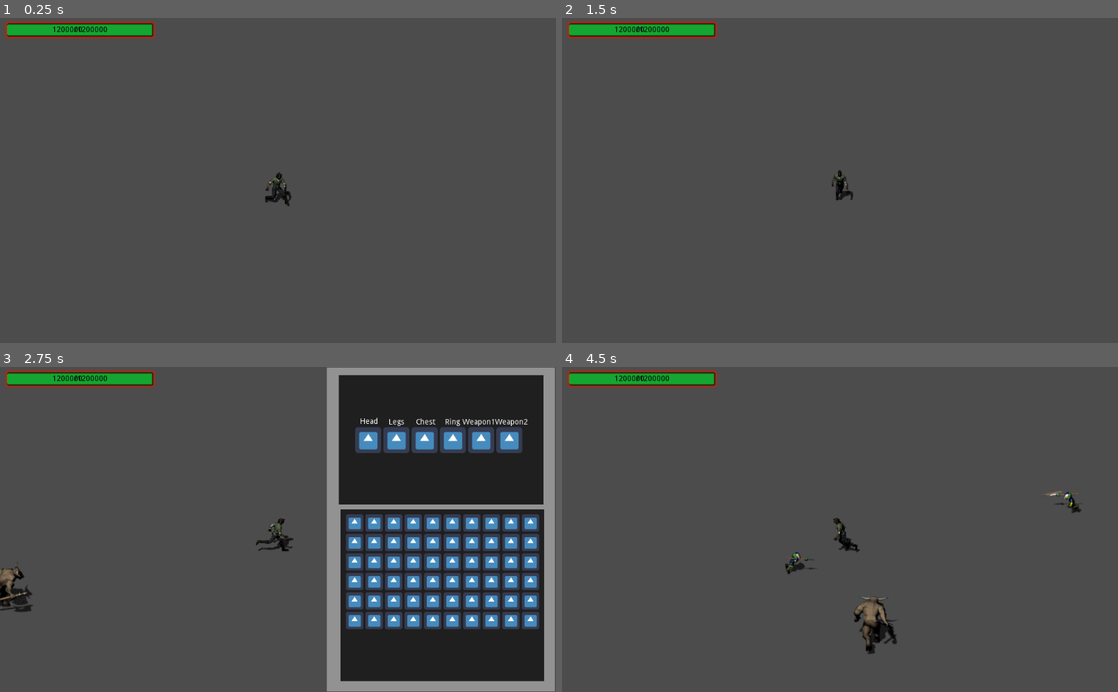
Above: before the commit, frames 1-4 (two rows, left to right).
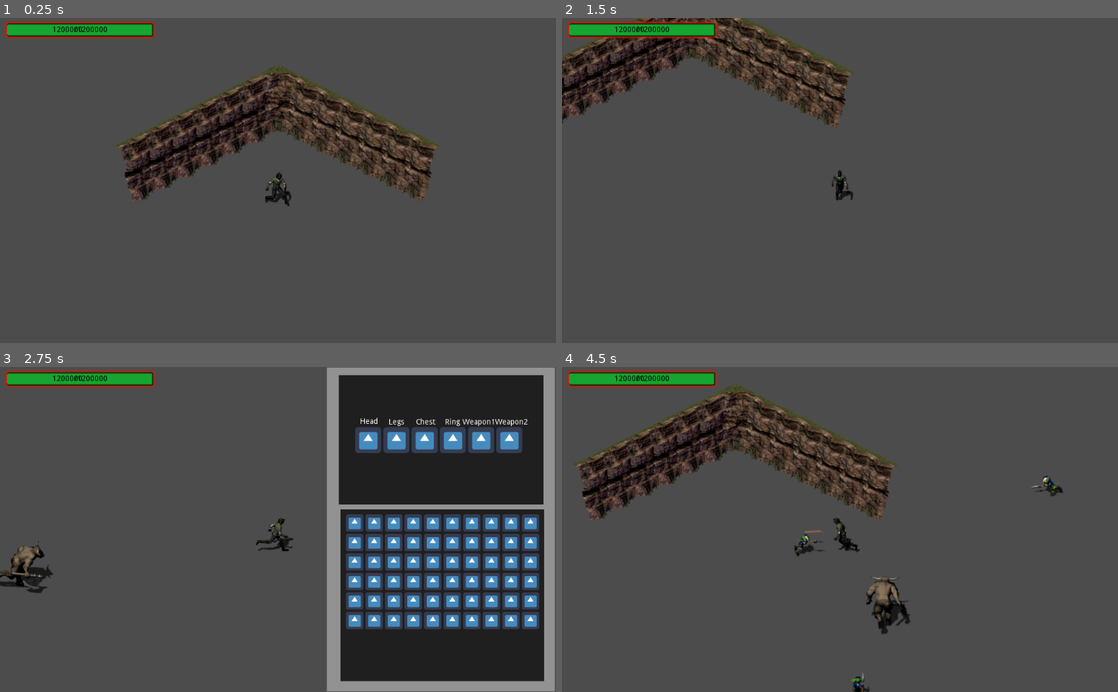
Above: after the commit, the same moments.

Repository: bluewolf44/2021_DTE_Project
Game: Godot game, scene res://Scenes/World.tscn
The game is run twice, just before and just after one commit, with the same random seed, the same clock (stepped at 60 frames per second) and the same inputs. The engine's default icon, where the game draws it, is replaced by a stand-in: a white triangle on a blue panel in a dark square.
Inputs (mouse positions are in pixels of both pictures, inside the frame that each line leads up to):
- Up to frame 1 (0.25 s): no input
- Up to frame 2 (1.5 s): tap Enter at 0.5 s; move the mouse to (962, 164) at 0.52 s; hold D (Move_Right) 0.53-1.28 s; tap E (E) at 0.6, 1.35 s; move the mouse to (728, 196) at 1.27 s; hold S (Move_Down) from 1.28 s (still down)
- Up to frame 3 (2.75 s): move the mouse to (333, 458) at 2.02 s; release S (Move_Down) at 2.03 s; hold D (Move_Right) from 2.03 s (still down); click (333, 458) at 2.1 s; tap E (E) at 2.3 s
- Up to frame 4 (4.5 s): move the mouse to (812, 594) at 2.77 s; release D (Move_Right) at 2.78 s; hold W (Move_Up) 2.78-3.53 s; tap Q (Q) at 2.85 s; tap E (E) at 3.05, 3.8, 4.35 s; move the mouse to (1006, 578) at 3.52 s; hold A (Move_Left) from 3.53 s (still down); right-click (1006, 578) at 3.6 s; move the mouse to (673, 480) at 4.27 s

The runs differ from the first frame. In frame 1, 9.5% of the frame differs, in the area x 20-80%, y 14-57%; in frame 2, 7.3%; in frame 3, 1.0%; in frame 4, 11%, in the area x 2-94%, y 5-100%.

Commit message:
added titles

Diff:
--- a/Project/Scenes/Enemys.tscn
+++ b/Project/Scenes/Enemys.tscn
@@ -506,6 +506,8 @@
 [sub_resource type="AnimationNodeStateMachinePlayback" id=38]
 
 [node name="Enemys" type="KinematicBody2D"]
+collision_layer = 2
+collision_mask = 2
 script = ExtResource( 2 )
 
 [node name="CollisionShape2D" type="CollisionShape2D" parent="."]
@@ -518,7 +520,7 @@
 texture = ExtResource( 1 )
 hframes = 24
 vframes = 8
-frame = 153
+frame = 154
 __meta__ = {
 "_edit_lock_": true
 }
--- a/Project/Scenes/Enemys/Goblin.tscn
+++ b/Project/Scenes/Enemys/Goblin.tscn
@@ -507,6 +507,8 @@
 [sub_resource type="AnimationNodeStateMachinePlayback" id=38]
 
 [node name="Goblin" type="KinematicBody2D"]
+collision_layer = 2
+collision_mask = 2
 script = ExtResource( 2 )
 monster_data = ExtResource( 3 )
 
@@ -518,7 +520,7 @@
 texture = ExtResource( 1 )
 hframes = 48
 vframes = 8
-frame = 305
+frame = 301
 __meta__ = {
 "_edit_lock_": true
 }
--- a/Project/Scenes/Enemys/Minotaur.tscn
+++ b/Project/Scenes/Enemys/Minotaur.tscn
@@ -507,6 +507,8 @@
 [sub_resource type="AnimationNodeStateMachinePlayback" id=38]
 
 [node name="Minotaur" type="KinematicBody2D"]
+collision_layer = 2
+collision_mask = 2
 script = ExtResource( 2 )
 monster_data = ExtResource( 3 )
 
@@ -520,7 +522,7 @@
 texture = ExtResource( 1 )
 hframes = 24
 vframes = 8
-frame = 152
+frame = 148
 __meta__ = {
 "_edit_lock_": true
 }
--- a/Project/Scenes/Player.tscn
+++ b/Project/Scenes/Player.tscn
@@ -8,8 +8,7 @@
 [ext_resource path="res://Scripts/Move.gd" type="Script" id=6]
 [ext_resource path="res://Scenes/Equitment_slots.tscn" type="PackedScene" id=7]
 
-[sub_resource type="RectangleShape2D" id=1]
-extents = Vector2( 16.5045, 25.5271 )
+[sub_resource type="CapsuleShape2D" id=58]
 
 [sub_resource type="Animation" id=2]
 resource_name = "CastEast"
@@ -862,8 +861,7 @@
 
 [node name="CollisionShape2D" type="CollisionShape2D" parent="."]
 position = Vector2( 1.33633, 11.0817 )
-shape = SubResource( 1 )
-disabled = true
+shape = SubResource( 58 )
 
 [node name="Camera2D" type="Camera2D" parent="."]
 current = true
@@ -873,7 +871,7 @@
 texture = ExtResource( 1 )
 hframes = 32
 vframes = 8
-frame = 161
+frame = 162
 __meta__ = {
 "_edit_lock_": true
 }
@@ -882,7 +880,7 @@
 texture = ExtResource( 2 )
 hframes = 32
 vframes = 8
-frame = 161
+frame = 162
 __meta__ = {
 "_edit_lock_": true
 }
--- a/Project/Scenes/World.tscn
+++ b/Project/Scenes/World.tscn
@@ -1,10 +1,113 @@
-[gd_scene load_steps=3 format=2]
+[gd_scene load_steps=9 format=2]
 
 [ext_resource path="res://Scenes/Player.tscn" type="PackedScene" id=1]
 [ext_resource path="res://Scripts/World.gd" type="Script" id=2]
+[ext_resource path="res://Sprites/grassland_tiles.png" type="Texture" id=3]
+
+[sub_resource type="ConvexPolygonShape2D" id=4]
+points = PoolVector2Array( 32, 96, 32, 96, 32, 80, 64, 80 )
+
+[sub_resource type="ConvexPolygonShape2D" id=5]
+points = PoolVector2Array( 32, 80, 32, 96, 0, 80, 0, 80 )
+
+[sub_resource type="TileSet" id=2]
+3/name = "grassland_tiles.png 3"
+3/texture = ExtResource( 3 )
+3/tex_offset = Vector2( 0, 0 )
+3/modulate = Color( 1, 1, 1, 1 )
+3/region = Rect2( 0, 64, 64, 96 )
+3/tile_mode = 0
+3/occluder_offset = Vector2( 0, 0 )
+3/navigation_offset = Vector2( 0, 0 )
+3/shape_offset = Vector2( 0, 0 )
+3/shape_transform = Transform2D( 1, 0, 0, 1, 0, 0 )
+3/shape = SubResource( 4 )
+3/shape_one_way = false
+3/shape_one_way_margin = 1.0
+3/shapes = [ {
+"autotile_coord": Vector2( 0, 0 ),
+"one_way": false,
+"one_way_margin": 1.0,
+"shape": SubResource( 4 ),
+"shape_transform": Transform2D( 1, 0, 0, 1, 0, 0 )
+} ]
+3/z_index = 0
+4/name = "grassland_tiles.png 4"
+4/texture = ExtResource( 3 )
+4/tex_offset = Vector2( 0, 0 )
+4/modulate = Color( 1, 1, 1, 1 )
+4/region = Rect2( 320, 64, 64, 96 )
+4/tile_mode = 0
+4/occluder_offset = Vector2( 0, 0 )
+4/navigation_offset = Vector2( 0, 0 )
+4/shape_offset = Vector2( 0, 0 )
+4/shape_transform = Transform2D( 1, 0, 0, 1, 0, 0 )
+4/shape = SubResource( 5 )
+4/shape_one_way = false
+4/shape_one_way_margin = 1.0
+4/shapes = [ {
+"autotile_coord": Vector2( 0, 0 ),
+"one_way": false,
+"one_way_margin": 1.0,
+"shape": SubResource( 5 ),
+"shape_transform": Transform2D( 1, 0, 0, 1, 0, 0 )
+} ]
+4/z_index = 0
+5/name = "grassland_tiles.png 5"
+5/texture = ExtResource( 3 )
+5/tex_offset = Vector2( 0, 0 )
+5/modulate = Color( 1, 1, 1, 1 )
+5/region = Rect2( 512, 64, 64, 96 )
+5/tile_mode = 0
+5/occluder_offset = Vector2( 0, 0 )
+5/navigation_offset = Vector2( 0, 0 )
+5/shape_offset = Vector2( 0, 0 )
+5/shape_transform = Transform2D( 1, 0, 0, 1, 0, 0 )
+5/shape_one_way = false
+5/shape_one_way_margin = 0.0
+5/shapes = [  ]
+5/z_index = 0
+
+[sub_resource type="ConvexPolygonShape2D" id=6]
+points = PoolVector2Array( 32, 0, 64, 16, 32, 32, 0, 16 )
+
+[sub_resource type="TileSet" id=7]
+0/name = "grassland_tiles.png 0"
+0/texture = ExtResource( 3 )
+0/tex_offset = Vector2( 0, 0 )
+0/modulate = Color( 1, 1, 1, 1 )
+0/region = Rect2( 0, 0, 64, 32 )
+0/tile_mode = 0
+0/occluder_offset = Vector2( 0, 0 )
+0/navigation_offset = Vector2( 0, 0 )
+0/shape_offset = Vector2( 0, 0 )
+0/shape_transform = Transform2D( 1, 0, 0, 1, 0, 0 )
+0/shape = SubResource( 6 )
+0/shape_one_way = false
+0/shape_one_way_margin = 1.0
+0/shapes = [ {
+"autotile_coord": Vector2( 0, 0 ),
+"one_way": false,
+"one_way_margin": 1.0,
+"shape": SubResource( 6 ),
+"shape_transform": Transform2D( 1, 0, 0, 1, 0, 0 )
+} ]
+0/z_index = 0
 
 [node name="World" type="Node"]
 script = ExtResource( 2 )
+
+[node name="Wall" type="TileMap" parent="."]
+mode = 1
+tile_set = SubResource( 2 )
+cell_size = Vector2( 64, 32 )
+show_collision = true
+format = 1
+tile_data = PoolIntArray( -262149, 5, 0, -262148, 4, 0, -262147, 4, 0, -262146, 4, 0, -262145, 4, 0, -327680, 4, 0, -327679, 4, 0, -196613, 3, 0, -131077, 3, 0, -65541, 3, 0, -5, 3, 0, 65531, 3, 0, 131067, 3, 0 )
+
+[node name="Floor" type="TileMap" parent="."]
+tile_set = SubResource( 7 )
+format = 1
 
 [node name="Player" parent="." instance=ExtResource( 1 )]
 
Binary file added: Project/Sprites/grassland_tiles.png
Not shown, added: Project/Sprites/grassland_tiles.png.import
